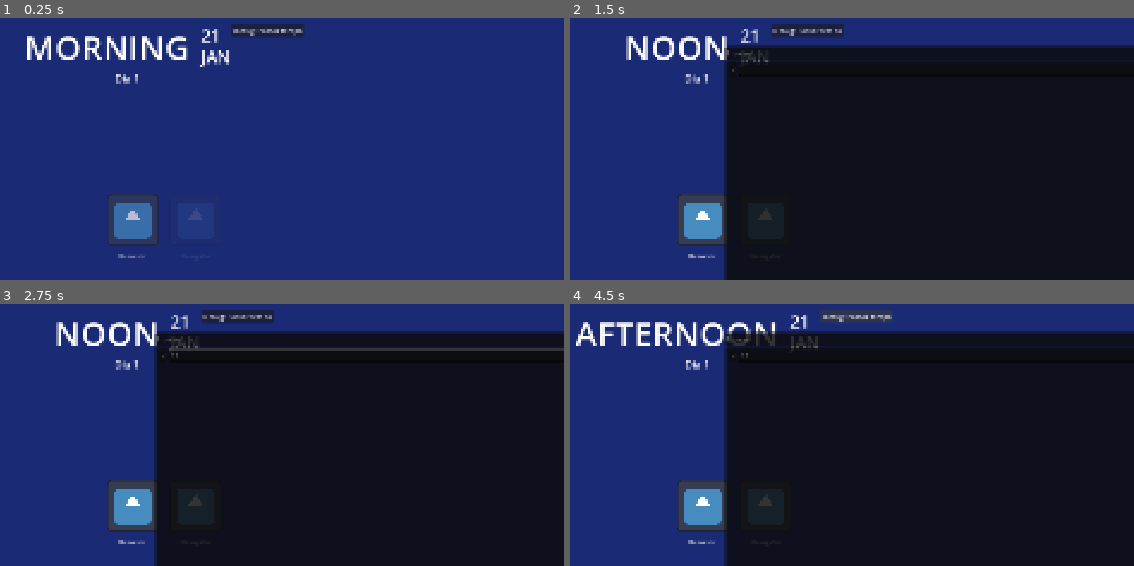
Above: before the commit, frames 1-4 (two rows, left to right).
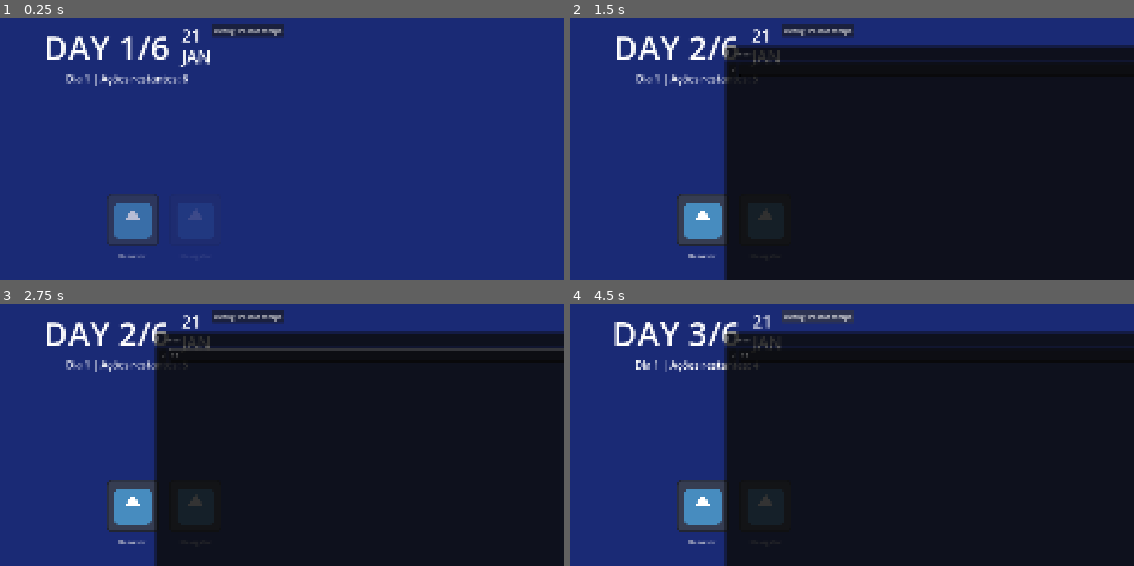
Above: after the commit, the same moments.

Repository: GYU-GAZE/NULL-NETWORK
Game: Godot game, scene res://core/main.tscn
Two runs of this game, one before a commit and one after it. Both use one fixed random seed, a clock stepped at 60 frames per second and the inputs below. The engine's default icon, where the game draws it, is replaced by a stand-in: a white triangle on a blue panel in a dark square.
Inputs (mouse positions are in pixels of both pictures, inside the frame that each line leads up to):
- Up to frame 1 (0.25 s): no input
- Up to frame 2 (1.5 s): click "Debug: Passar tempo" at 0.5 s; click "Browser" at 1.25 s
- Up to frame 3 (2.75 s): click (406, 356) at 2.02 s; type "12" at 2.1 s
- Up to frame 4 (4.5 s): click "Navigator" at 2.75 s; click "<" at 3.5 s; click "Debug: Passar tempo" at 4.25 s

The runs differ from the first frame. In frame 1, 3.1% of the frame differs, in the area x 4-54%, y 2-26%; in frame 2, 2.1%; in frame 3, 2.1%; in frame 4, 3.3%, in the area x 1-58%, y 2-26%.

Commit message:
Flags de efeitos e condições modulares

Diff:
--- a/apps/browser/browser.gd
+++ b/apps/browser/browser.gd
@@ -197,14 +197,15 @@
 			if not block.target_url.is_empty():
 				_load_page(block.target_url)
 
-		PageBlock.ButtonAction.SET_FLAG:
-			if not block.story_flag.is_empty():
-				GameState.story_flags[block.story_flag] = block.flag_value
-
-		PageBlock.ButtonAction.TOGGLE_FLAG:
-			if not block.story_flag.is_empty():
-				var current_value: bool = GameState.story_flags.get(block.story_flag, false)
-				GameState.story_flags[block.story_flag] = not current_value
+		PageBlock.ButtonAction.APPLY_EFFECTS:
+			_apply_block_effects(block)
+
+func _apply_block_effects(block: PageBlock) -> void:
+	for effect in block.effects:
+		if effect == null:
+			continue
+
+		effect.apply()
 
 func _on_bbcode_link_clicked(meta: Variant) -> void:
 	var target_url := str(meta)
--- a/apps/forum/forum_app.gd
+++ b/apps/forum/forum_app.gd
@@ -31,7 +31,10 @@
 		child.queue_free()
 
 	for data in thread_list:
-		if data == null or not data.is_visible or data.thread_ref == null:
+		if data == null or data.thread_ref == null:
+			continue
+
+		if not data.are_conditions_met():
 			continue
 
 		var btn: Button = Button.new()
--- a/core/autoloads/time_manager.gd
+++ b/core/autoloads/time_manager.gd
@@ -1,58 +1,63 @@
 extends Node
 
-enum TimePeriod { MORNING, NOON, AFTERNOON, EVENING, NIGHT }
+enum TimePeriod {
+	DAY,
+	NIGHT
+}
+
+const ACTION_BLOCKS_PER_PERIOD: int = 6
 
 @export_category("Time State")
-var current_period: TimePeriod = TimePeriod.MORNING
+var current_period: TimePeriod = TimePeriod.DAY
+var current_action_block: int = 0
+
 var days_passed: int = 1
 var days_until_update: int = 7
 
 @export_category("Calendar System")
 var current_year: int = 2024
-var current_month_index: int = 0 # 0 = Janeiro, 1 = Fevereiro, etc.
+var current_month_index: int = 0
 var current_calendar_day: int = 21
 
-# Arrays constantes para a lógica do calendário
 const MONTH_NAMES: Array[String] = ["JAN", "FEV", "MAR", "ABR", "MAI", "JUN", "JUL", "AGO", "SET", "OUT", "NOV", "DEZ"]
 const FULL_MONTH_NAMES: Array[String] = ["Janeiro", "Fevereiro", "Março", "Abril", "Maio", "Junho", "Julho", "Agosto", "Setembro", "Outubro", "Novembro", "Dezembro"]
 const DAYS_IN_MONTH: Array[int] = [31, 28, 31, 30, 31, 30, 31, 31, 30, 31, 30, 31]
 
-func advance_time() -> void:
-	# A escada do tempo atualizada
-	match current_period:
-		TimePeriod.MORNING:
-			current_period = TimePeriod.NOON
-		TimePeriod.NOON:
-			current_period = TimePeriod.AFTERNOON
-		TimePeriod.AFTERNOON:
-			current_period = TimePeriod.EVENING
-		TimePeriod.EVENING:
+func advance_action(amount: int = 1) -> void:
+	if amount <= 0:
+		return
+
+	current_action_block += amount
+
+	while current_action_block >= ACTION_BLOCKS_PER_PERIOD:
+		current_action_block -= ACTION_BLOCKS_PER_PERIOD
+
+		if current_period == TimePeriod.DAY:
 			current_period = TimePeriod.NIGHT
-		TimePeriod.NIGHT:
-			_advance_day() # Só vira o dia na virada da noite
+		else:
+			_advance_day()
 
 	_emit_time_signal()
 
-# Lida com a matemática de virar o mês e o ano
+
 func _advance_day() -> void:
-	current_period = TimePeriod.MORNING
+	current_period = TimePeriod.DAY
 	days_passed += 1
 	days_until_update -= 1
 
 	if days_until_update < 0:
-		days_until_update = 0 # Trava provisória
+		days_until_update = 0
 
 	current_calendar_day += 1
 
-	# Se o dia passar do limite do mês atual...
 	if current_calendar_day > DAYS_IN_MONTH[current_month_index]:
 		current_calendar_day = 1
 		current_month_index += 1
 
-		# Se passar de Dezembro, vira o ano
 		if current_month_index > 11:
 			current_month_index = 0
 			current_year += 1
+
 
 func _emit_time_signal() -> void:
 	var month_short: String = MONTH_NAMES[current_month_index]
@@ -64,11 +69,28 @@
 		month_short
 	)
 
+
 func get_period_name(period: TimePeriod) -> String:
 	match period:
-		TimePeriod.MORNING: return "MORNING"
-		TimePeriod.NOON: return "NOON"
-		TimePeriod.AFTERNOON: return "AFTERNOON"
-		TimePeriod.EVENING: return "EVENING"
-		TimePeriod.NIGHT: return "NIGHT"
+		TimePeriod.DAY:
+			return "DAY"
+		TimePeriod.NIGHT:
+			return "NIGHT"
+
 	return "UNKNOWN"
+
+
+func get_current_period_name() -> String:
+	return get_period_name(current_period)
+
+
+func get_actions_left_in_period() -> int:
+	return ACTION_BLOCKS_PER_PERIOD - current_action_block
+
+
+func is_day() -> bool:
+	return current_period == TimePeriod.DAY
+
+
+func is_night() -> bool:
+	return current_period == TimePeriod.NIGHT
--- /dev/null
+++ b/data/templates/condition_data.gd
@@ -0,0 +1,61 @@
+extends Resource
+class_name ConditionData
+
+enum PeriodRequirement {
+	ANY,
+	DAY,
+	NIGHT
+}
+
+@export_category("Flags")
+@export var required_true_flags: Array[String] = []
+@export var required_false_flags: Array[String] = []
+
+@export_category("Time")
+@export var min_day: int = 0
+@export var max_day: int = -1
+
+@export var required_period: PeriodRequirement = PeriodRequirement.ANY
+@export_range(0, 5) var min_action_block: int = 0
+@export_range(0, 5) var max_action_block: int = 5
+
+
+func is_met() -> bool:
+	for flag in required_true_flags:
+		if not GameState.get_flag(flag):
+			return false
+
+	for flag in required_false_flags:
+		if GameState.get_flag(flag):
+			return false
+
+	if TimeManager.days_passed < min_day:
+		return false
+
+	if max_day != -1 and TimeManager.days_passed > max_day:
+		return false
+
+	if not _is_period_met():
+		return false
+
+	if TimeManager.current_action_block < min_action_block:
+		return false
+
+	if TimeManager.current_action_block > max_action_block:
+		return false
+
+	return true
+
+
+func _is_period_met() -> bool:
+	match required_period:
+		PeriodRequirement.ANY:
+			return true
+
+		PeriodRequirement.DAY:
+			return TimeManager.current_period == TimeManager.TimePeriod.DAY
+
+		PeriodRequirement.NIGHT:
+			return TimeManager.current_period == TimeManager.TimePeriod.NIGHT
+
+	return false
--- /dev/null
+++ b/data/templates/effect_data.gd
@@ -0,0 +1,53 @@
+extends Resource
+class_name EffectData
+
+enum EffectType {
+	SET_FLAG,
+	TOGGLE_FLAG,
+	ADVANCE_TIME
+}
+
+@export var effect_type: EffectType = EffectType.SET_FLAG
+
+@export_category("Flag Effect")
+@export var target_flag: String = ""
+@export var flag_value: bool = true
+
+@export_category("Time Effect")
+@export var action_amount: int = 1
+
+
+func apply() -> void:
+	match effect_type:
+		EffectType.SET_FLAG:
+			_apply_set_flag()
+
+		EffectType.TOGGLE_FLAG:
+			_apply_toggle_flag()
+
+		EffectType.ADVANCE_TIME:
+			_apply_advance_time()
+
+
+func _apply_set_flag() -> void:
+	if target_flag.is_empty():
+		push_warning("EffectData SET_FLAG sem target_flag.")
+		return
+
+	GameState.set_flag(target_flag, flag_value)
+
+
+func _apply_toggle_flag() -> void:
+	if target_flag.is_empty():
+		push_warning("EffectData TOGGLE_FLAG sem target_flag.")
+		return
+
+	GameState.toggle_flag(target_flag)
+
+
+func _apply_advance_time() -> void:
+	if action_amount <= 0:
+		push_warning("EffectData ADVANCE_TIME com action_amount inválido.")
+		return
+
+	TimeManager.advance_action(action_amount)
--- a/data/templates/page_block.gd
+++ b/data/templates/page_block.gd
@@ -13,8 +13,7 @@
 enum ButtonAction {
 	NONE,
 	NAVIGATE,
-	SET_FLAG,
-	TOGGLE_FLAG
+	APPLY_EFFECTS
 }
 
 @export var type: BlockType = BlockType.TEXT
@@ -30,5 +29,4 @@
 @export_group("Botão")
 @export var button_action: ButtonAction = ButtonAction.NONE
 @export var target_url: String = ""
-@export var story_flag: String = ""
-@export var flag_value: bool = true
+@export var effects: Array[EffectData] = []
--- a/data/templates/thread_button_data.gd
+++ b/data/templates/thread_button_data.gd
@@ -2,5 +2,15 @@
 class_name ThreadButtonData
 
 @export var thread_ref: ForumThread
-@export var is_visible: bool = true
-@export var is_active: bool = true
+@export var conditions: Array[ConditionData] = []
+
+
+func are_conditions_met() -> bool:
+	for condition in conditions:
+		if condition == null:
+			continue
+
+		if not condition.is_met():
+			return false
+
+	return true
--- a/systems/desktop/desktop.gd
+++ b/systems/desktop/desktop.gd
@@ -70,18 +70,28 @@
 
 
 func _on_debug_time_pressed() -> void:
-	print("1. O botão registrou o clique!") # <--- ADICIONE AQUI
-	TimeManager.advance_time()
+	TimeManager.advance_action()
 
 # Recebe os dados destrinchados do sinal global
 func _on_time_advanced(period: int, days_passed: int, cal_day: int, cal_month: String) -> void:
-	print("2. O sinal bateu e voltou pro Desktop!")
+	var period_name := TimeManager.get_period_name(period as TimeManager.TimePeriod)
+	var current_block := TimeManager.current_action_block
+	var total_blocks := TimeManager.ACTION_BLOCKS_PER_PERIOD
+	var actions_left := TimeManager.get_actions_left_in_period()
 
-	period_label.text = TimeManager.get_period_name(period as TimeManager.TimePeriod)
+	period_label.text = "%s %d/%d" % [
+		period_name,
+		current_block + 1,
+		total_blocks
+	]
+
 	day_label.text = str(cal_day)
 	month_label.text = cal_month
 
-	days_passed_label.text = "Dia %d" % days_passed
+	days_passed_label.text = "Dia %d | Ações restantes: %d" % [
+		days_passed,
+		actions_left
+	]
 
 	_animate_time_change()
 
Not shown, added: data/templates/condition_data.gd.uid
Not shown, added: data/templates/effect_data.gd.uid
